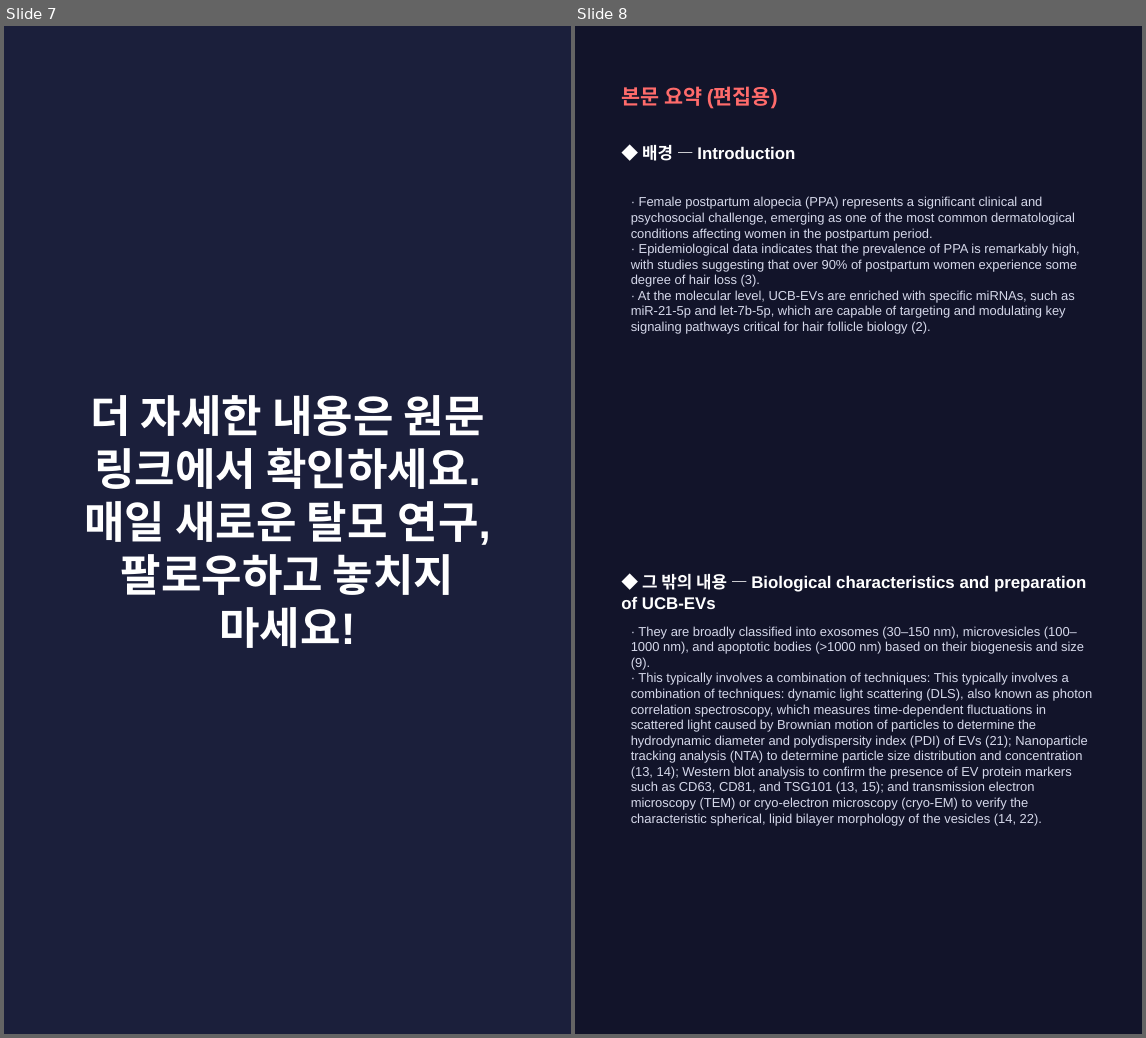
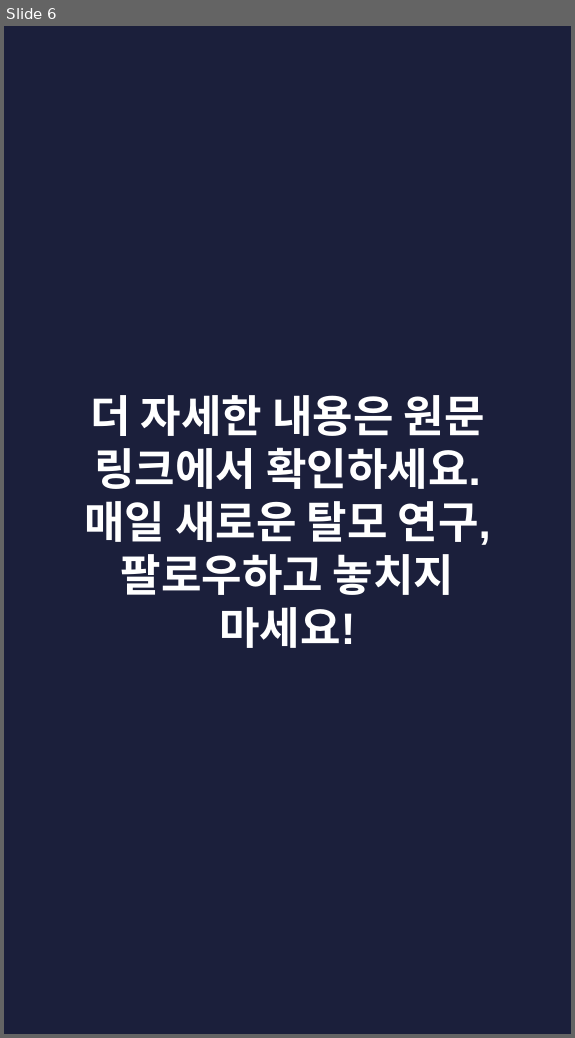
Before and after one commit to hyokang2010-BJ-ANTH/product-builder-test, a slide deck: pwa/data/latest/slides.pptx. Shown side by side, each under a label of ours: slides 7 and 8 before the commit, slide 6 after it. The pictures are 1146x1038 and 575x1038 pixels, drawn with LibreOffice and Linux fonts; fonts in the diff are those of the drawing. Boxes give left, top, right and bottom in pixels: in the first picture for what was removed or moved away, otherwise in the second. Text is boxed around its words. In the diff, an @@ line names an element or a change of style, - is before the commit and + after.

```diff
--- a/pwa/data/latest/slides.pptx
+++ b/pwa/data/latest/slides.pptx
@@ slide 8 removed at [575,26,1142,1034], background #12142A @@
@@ text removed at [621,86,778,109] @@
-본문 요약 (편집용)
@@ text removed at [642,145,795,161] @@
-◆ 배경 — Introduction
@@ text removed at [631,196,1080,334] @@
-· Female postpartum alopecia (PPA) represents a significant clinical and psychosocial challenge, emerging as one of the most common dermatological conditions affecting women in the postpartum period.
-· Epidemiological data indicates that the prevalence of PPA is remarkably high, with studies suggesting that over 90% of postpartum women experience some degree of hair loss (3).
-· At the molecular level, UCB-EVs are enriched with specific miRNAs, such as miR-21-5p and let-7b-5p, which are capable of targeting and modulating key signaling pathways critical for hair follicle biology (2).
@@ text removed at [621,574,1086,609] @@
-◆ 그 밖의 내용 — Biological characteristics and preparation of UCB-EVs
@@ text removed at [631,626,1093,825] @@
-· They are broadly classified into exosomes (30–150 nm), microvesicles (100–1000 nm), and apoptotic bodies (>1000 nm) based on their biogenesis and size (9).
-· This typically involves a combination of techniques: This typically involves a combination of techniques: dynamic light scattering (DLS), also known as photon correlation spectroscopy, which measures time-dependent fluctuations in scattered light caused by Brownian motion of particles to determine the hydrodynamic diameter and polydispersity index (PDI) of EVs (21); Nanoparticle tracking analysis (NTA) to determine particle size distribution and concentration (13, 14); Western blot analysis to confirm the presence of EV protein markers such as CD63, CD81, and TSG101 (13, 15); and transmission electron microscopy (TEM) or cryo-electron microscopy (cryo-EM) to verify the characteristic spherical, lipid bilayer morphology of the vesicles (14, 22).
@@ what was slide 7 is now slide 6 @@
```
Also in this commit, not shown: 3 slides changed, 5 slides added, 6 other slides removed, 27 other files.
